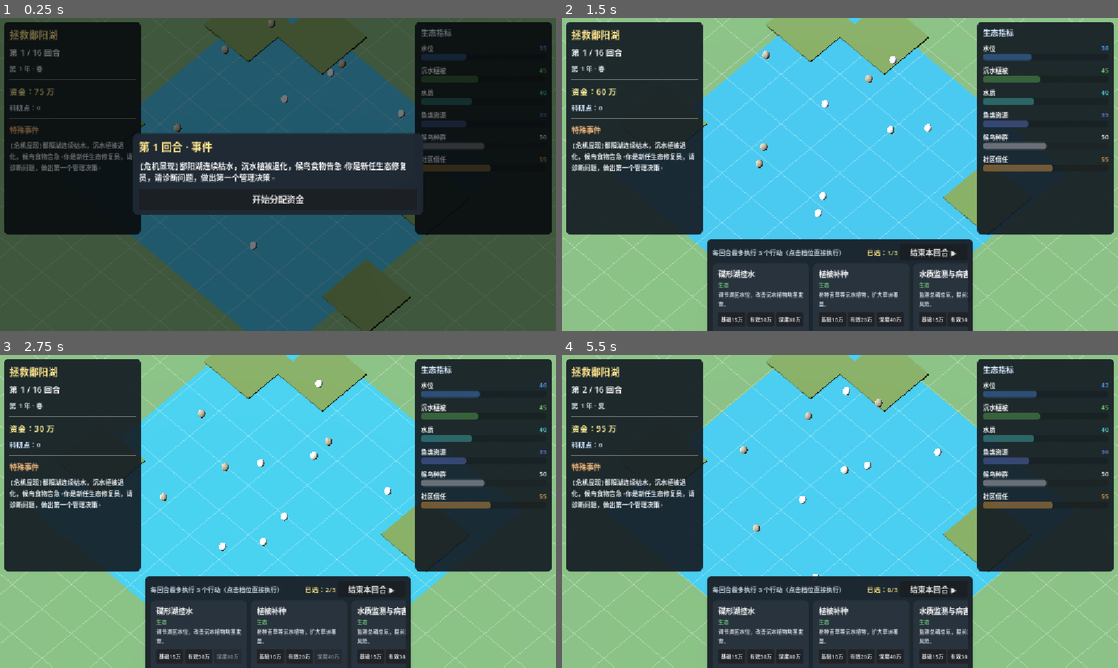
Above: before the commit, frames 1-4 (two rows, left to right).
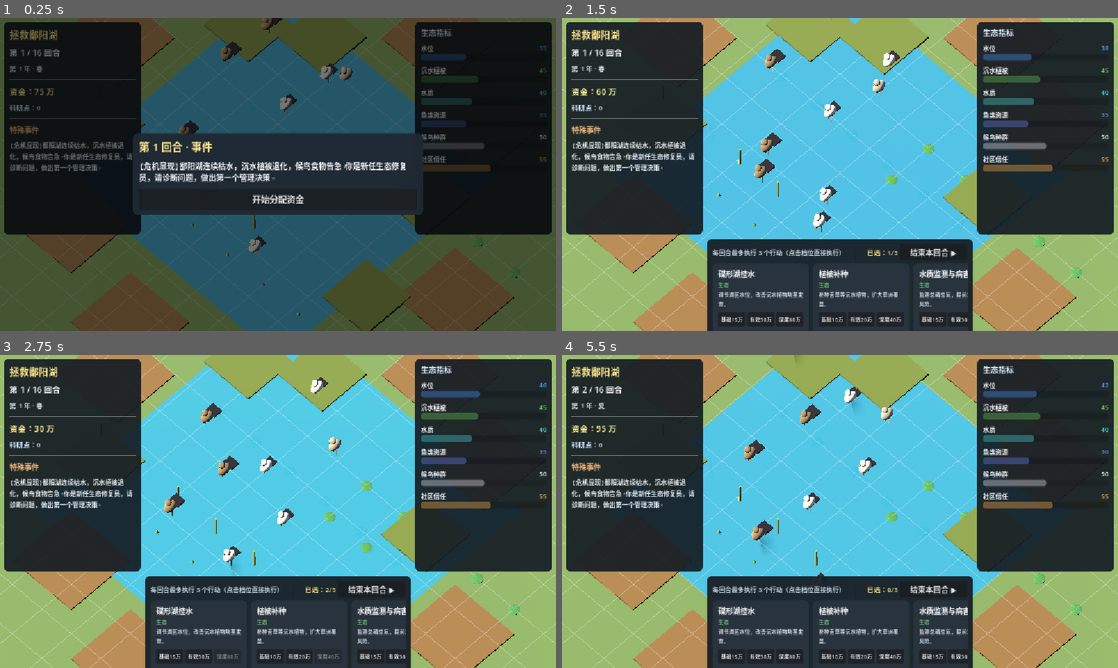
Above: after the commit, the same moments.

Repository: JoKanshin/poyanghu
Game: Godot game, scene res://scenes/main.tscn
The game is run twice, just before and just after one commit, with the same random seed, the same clock (stepped at 60 frames per second) and the same inputs.
Inputs:
- Up to frame 1 (0.25 s): no input
- Up to frame 2 (1.5 s): click "开始分配资金" at 0.5 s; click "基础15万" at 1.25 s
- Up to frame 3 (2.75 s): click "有效30万" at 2 s
- Up to frame 4 (5.5 s): click "基础10万" at 2.75 s; click "结束本回合 ▶" at 3.5 s; click "继续" at 4.25 s; click "收下（继续）" at 5 s

The runs differ from the first frame. In frame 1, 1.0% of the frame differs, in the area x 4-93%, y 0-100%; in frame 2, 22%, in the area x 0-100%, y 0-100%; in frame 3, 21%; in frame 4, 21%.

Commit message:
feat: 画面精致化 + 物种可辨识剪影 + 植物系统
- 物种从单一球体改为多几何体剪影：白鹤(白+红顶+黑翅尖)、东方白鹳(黑白+长腿)、小天鹅、白枕鹤(灰+红脸)、雁类
- 新增5种湿地植物：苦草/芦苇/莲/藜蒿/苔草，各有生态角色与地貌分布
- 植物联动：植被补种→苦草+苔草增多，控水→芦苇+莲，水质监测→苦草
- 暖色方向光(湿地黄昏氛围) + 湿地泥滩过渡带地貌
- 植物/物种数量随指标与行动动态增减，地图实时显示

Diff:
--- a/scripts/game_state.gd
+++ b/scripts/game_state.gd
@@ -59,6 +59,44 @@
 	"water_control": {"xiaotiane": 8},
 	"bird_canteen": {"baihe": 6, "baizhenhe": 6},
 	"patrol": {"dongfangbaihuan": 6},
+}
+
+# ==================== 植物数据 ====================
+# 不同湿地植物，各有生态角色；数量随指标联动，地图上显示会生长的个体。
+# kind: submerged 沉水 / emergent 挺水 / floating 浮叶 / marsh 草洲
+const PLANTS := {
+	"kucao": {
+		"name": "苦草", "color": Color(0.20, 0.55, 0.32), "kind": "submerged",
+		"role": "沉水植物，白鹤越冬主食。",
+		"drivers": ["vegetation", "water_quality"],
+	},
+	"luwei": {
+		"name": "芦苇", "color": Color(0.55, 0.62, 0.34), "kind": "emergent",
+		"role": "挺水植物，净化水质、为鸟类提供筑巢地。",
+		"drivers": ["vegetation", "water_level"],
+	},
+	"lian": {
+		"name": "莲", "color": Color(0.30, 0.58, 0.34), "kind": "floating",
+		"role": "浮叶植物，白鹤取食莲藕，人鸟冲突焦点。",
+		"drivers": ["vegetation", "water_level"],
+	},
+	"lihao": {
+		"name": "藜蒿", "color": Color(0.60, 0.66, 0.38), "kind": "marsh",
+		"role": "草洲先锋植物，固土防冲刷。",
+		"drivers": ["vegetation", "community"],
+	},
+	"taicao": {
+		"name": "苔草", "color": Color(0.42, 0.58, 0.30), "kind": "marsh",
+		"role": "草洲优势种，雁类的主要食物。",
+		"drivers": ["vegetation", "water_quality"],
+	},
+}
+
+# 行动卡 → 直接提升的植物
+const ACTION_PLANT_BONUS := {
+	"veg_restore": {"kucao": 10, "taicao": 8},
+	"water_control": {"luwei": 6, "lian": 6},
+	"water_monitor": {"kucao": 6},
 }
 
 # ==================== 行动卡数据 ====================
@@ -286,6 +324,7 @@
 var research_points: int = 0
 var metrics: Dictionary = {}
 var species_pop: Dictionary = {}     # 每物种数量 0-100
+var plant_pop: Dictionary = {}       # 每植物数量 0-100
 var effects_queue: Array = []       # 延迟效果 {metric, delta, remaining, source}
 var used_action_ids: Array = []     # 本回合已执行的卡
 var knowledge_unlocked: Array = []
@@ -327,6 +366,7 @@
 		"community": 55,
 	}
 	_sync_species()
+	_sync_plants()
 	start_new_turn()
 
 
@@ -336,9 +376,24 @@
 		species_pop[sid] = _species_target(sid)
 
 
+## 将植物数量同步到目标值（由驱动指标决定）
+func _sync_plants() -> void:
+	for pid in PLANTS:
+		plant_pop[pid] = _plant_target(pid)
+
+
 ## 物种目标数量 = 驱动指标均值（0-100）
 func _species_target(sid: String) -> int:
 	var drivers: Array = SPECIES[sid]["drivers"]
+	var sum := 0
+	for d in drivers:
+		sum += metrics[d]
+	return int(sum / drivers.size())
+
+
+## 植物目标数量 = 驱动指标均值（0-100）
+func _plant_target(pid: String) -> int:
+	var drivers: Array = PLANTS[pid]["drivers"]
 	var sum := 0
 	for d in drivers:
 		sum += metrics[d]
@@ -415,6 +470,11 @@
 		for sid in ACTION_SPECIES_BONUS[card_id]:
 			species_pop[sid] = clampi(species_pop[sid] + ACTION_SPECIES_BONUS[card_id][sid], 0, 100)
 
+	# 行动对特定植物的直接加成
+	if ACTION_PLANT_BONUS.has(card_id):
+		for pid in ACTION_PLANT_BONUS[card_id]:
+			plant_pop[pid] = clampi(plant_pop[pid] + ACTION_PLANT_BONUS[card_id][pid], 0, 100)
+
 	funds_changed.emit()
 	metrics_changed.emit()
 	return true
@@ -445,6 +505,7 @@
 		_apply_delta("community", -3)
 
 	_sync_species()
+	_sync_plants()
 	metrics_changed.emit()
 
 
--- a/scripts/main.gd
+++ b/scripts/main.gd
@@ -49,6 +49,7 @@
 var village_mesh: MeshInstance3D
 var village_mat: StandardMaterial3D
 var species_views: Dictionary = {}  # sid -> {node, meshes[], base_positions[], speeds[]}
+var plant_views: Dictionary = {}    # pid -> {meshes[], positions[]}
 
 
 func _ready() -> void:
@@ -74,6 +75,13 @@
 	cam.position = Vector3(6, 13, 6)
 	cam.look_at(Vector3(0, 0, 0), Vector3.UP)
 
+	# 暖色方向光（湿地黄昏氛围）
+	var light := get_node("../DirectionalLight3D") as DirectionalLight3D
+	light.light_color = Color(1.0, 0.85, 0.65)
+	light.light_energy = 1.4
+	light.rotation_degrees = Vector3(-45, -35, 0)
+	light.shadow_enabled = true
+
 
 # ==================== 3D 表现 ====================
 func _build_3d() -> void:
@@ -95,7 +103,7 @@
 	# 棋盘网格线（生息演算式棋盘感）
 	_build_grid(lake_view)
 
-	# 草洲（8 块）
+	# 草洲（8 块，改湿地地貌分层）
 	var grass_positions := [
 		Vector3(-7, 0.05, -5), Vector3(-4, 0.05, -7), Vector3(6, 0.05, -4),
 		Vector3(8, 0.05, 2), Vector3(-8, 0.05, 4), Vector3(3, 0.05, 7),
@@ -114,8 +122,14 @@
 		grass_nodes.append(mi)
 		grass_mats.append(mat)
 
+	# 湿地泥滩（浅水与草洲之间的过渡带，暖褐色）
+	_build_mudflats(lake_view)
+
 	# 鸟群（8 只白鹤占位）—— 替换为多物种动态个体系统
 	_build_species_views(lake_view)
+
+	# 植物（不同湿地植物）
+	_build_plant_views(lake_view)
 
 	# 鱼群（8 条占位，水下）
 	for i in 8:
@@ -177,6 +191,24 @@
 	parent.add_child(mi)
 
 
+## 湿地泥滩（浅水与草洲之间的过渡带，暖褐色）
+func _build_mudflats(parent: Node3D) -> void:
+	var positions := [
+		Vector3(-11, 0.03, 0), Vector3(11, 0.03, -1), Vector3(0, 0.03, -11),
+		Vector3(1, 0.03, 11), Vector3(-5, 0.03, 9), Vector3(5, 0.03, -9),
+	]
+	for p in positions:
+		var mi := MeshInstance3D.new()
+		var cm := BoxMesh.new()
+		cm.size = Vector3(4.0, 0.15, 4.0)
+		mi.mesh = cm
+		mi.position = p
+		var mat := StandardMaterial3D.new()
+		mat.albedo_color = Color(0.52, 0.42, 0.28)
+		mi.material_override = mat
+		parent.add_child(mi)
+
+
 func _process(delta: float) -> void:
 	# 物种个体在各自位置附近游走
 	var time := Time.get_ticks_msec() / 1000.0
@@ -187,41 +219,34 @@
 		var speeds: Array = view["speeds"]
 		var phases: Array = view["phases"]
 		for i in meshes.size():
-			var mi: MeshInstance3D = meshes[i]
+			var rig: Node3D = meshes[i]
 			var b: Vector3 = bases[i]
 			var sp: float = speeds[i]
 			var ph: float = phases[i]
-			mi.position = b + Vector3(
-				sin(time * sp + ph) * 1.2,
-				sin(time * sp * 1.7 + ph) * 0.25,
-				cos(time * sp + ph) * 1.2
+			rig.position = b + Vector3(
+				sin(time * sp + ph) * 1.0,
+				sin(time * sp * 2.0 + ph) * 0.06,
+				cos(time * sp + ph) * 1.0
 			)
 
 
-## 为每个物种生成一组会动的个体（最多 12 个/物种）
+## 为每个物种生成一组会动的个体（最多 10 个/物种），用多几何体拼出可辨识剪影
 func _build_species_views(parent: Node3D) -> void:
 	for sid in GameState.SPECIES:
-		var color: Color = GameState.SPECIES[sid]["color"]
 		var meshes: Array = []
 		var bases: Array = []
 		var speeds: Array = []
 		var phases: Array = []
-		for i in 12:
-			var mi := MeshInstance3D.new()
-			var sm := SphereMesh.new()
-			sm.radius = 0.18
-			sm.height = 0.45
-			mi.mesh = sm
-			mi.visible = false
-			var mat := StandardMaterial3D.new()
-			mat.albedo_color = color
-			mi.material_override = mat
-			parent.add_child(mi)
-			meshes.append(mi)
-			# 每个物种在湖区不同区域活动
+		for i in 10:
+			var rig := Node3D.new()  # 一个物种个体 = 一组几何体
+			rig.name = sid
+			_build_bird_body(rig, sid)
+			rig.visible = false
+			parent.add_child(rig)
+			meshes.append(rig)
 			var base := Vector3(
-				(-7 + i * 1.4) + (sid.length() % 3) * 2.0,
-				1.0,
+				(-7 + i * 1.5) + (sid.length() % 3) * 2.0,
+				0.0,
 				-5 + (i % 4) * 3.0
 			)
 			bases.append(base)
@@ -230,14 +255,206 @@
 		species_views[sid] = {"meshes": meshes, "bases": bases, "speeds": speeds, "phases": phases}
 
 
+## 用几何体拼出鸟类剪影（可辨识）
+func _build_bird_body(rig: Node3D, sid: String) -> void:
+	var white := Color(0.94, 0.94, 0.93)
+	var dark := Color(0.13, 0.13, 0.18)
+	var grey := Color(0.68, 0.67, 0.63)
+	var red := Color(0.80, 0.15, 0.12)
+	var yellow := Color(0.92, 0.72, 0.25)
+	var brown := Color(0.55, 0.48, 0.38)
+
+	# 躯干（椭球）
+	var body := MeshInstance3D.new()
+	var bm := SphereMesh.new()
+	bm.radius = 0.28
+	bm.height = 0.6
+	body.mesh = bm
+	body.scale = Vector3(0.8, 0.9, 1.3)
+	body.position = Vector3(0, 0.85, 0)
+	rig.add_child(body)
+
+	# 头
+	var head := MeshInstance3D.new()
+	var hm := SphereMesh.new()
+	hm.radius = 0.16
+	hm.height = 0.34
+	head.mesh = hm
+	head.position = Vector3(0, 1.35, 0.15)
+	rig.add_child(head)
+
+	# 长颈（圆柱，连接头与躯干）
+	var neck := MeshInstance3D.new()
+	var nm := CylinderMesh.new()
+	nm.top_radius = 0.06
+	nm.bottom_radius = 0.08
+	nm.height = 0.55
+	neck.mesh = nm
+	neck.position = Vector3(0, 1.08, 0.05)
+	rig.add_child(neck)
+
+	# 长腿（两根细圆柱）
+	for side in [-1, 1]:
+		var leg := MeshInstance3D.new()
+		var lm := CylinderMesh.new()
+		lm.top_radius = 0.02
+		lm.bottom_radius = 0.02
+		lm.height = 0.55
+		leg.mesh = lm
+		leg.position = Vector3(side * 0.12, 0.35, 0.0)
+		rig.add_child(leg)
+
+	# 喙
+	var beak := MeshInstance3D.new()
+	var bkm := CylinderMesh.new()
+	bkm.top_radius = 0.015
+	bkm.bottom_radius = 0.03
+	bkm.height = 0.2
+	beak.mesh = bkm
+	beak.rotation_degrees = Vector3(90, 0, 0)
+	beak.position = Vector3(0, 1.38, 0.32)
+	rig.add_child(beak)
+
+	# 按物种上色与特殊特征
+	match sid:
+		"baihe":
+			body.material_override = _mat(white)
+			head.material_override = _mat(white)
+			neck.material_override = _mat(white)
+			beak.material_override = _mat(yellow)
+			# 红色裸区（头顶）
+			var crown := MeshInstance3D.new()
+			var crm := SphereMesh.new()
+			crm.radius = 0.07
+			crm.height = 0.15
+			crown.mesh = crm
+			crown.material_override = _mat(red)
+			crown.position = Vector3(0, 1.42, 0.15)
+			rig.add_child(crown)
+			# 黑色翅尖
+			var wing := MeshInstance3D.new()
+			var wm := BoxMesh.new()
+			wm.size = Vector3(0.5, 0.08, 0.3)
+			wing.mesh = wm
+			wing.material_override = _mat(dark)
+			wing.position = Vector3(0, 0.9, -0.35)
+			rig.add_child(wing)
+		"dongfangbaihuan":
+			body.material_override = _mat(white)
+			head.material_override = _mat(white)
+			neck.material_override = _mat(white)
+			beak.material_override = _mat(dark)
+			# 黑色大翅
+			var dwing := MeshInstance3D.new()
+			var dwm := BoxMesh.new()
+			dwm.size = Vector3(0.6, 0.1, 0.5)
+			dwing.mesh = dwm
+			dwing.material_override = _mat(dark)
+			dwing.position = Vector3(0, 0.9, -0.45)
+			rig.add_child(dwing)
+		"xiaotiane":
+			body.material_override = _mat(white)
+			head.material_override = _mat(white)
+			neck.material_override = _mat(white)
+			beak.material_override = _mat(yellow)
+		"baizhenhe":
+			body.material_override = _mat(grey)
+			head.material_override = _mat(grey)
+			neck.material_override = _mat(grey)
+			beak.material_override = _mat(yellow)
+			# 红色脸
+			var face := MeshInstance3D.new()
+			var fsm := SphereMesh.new()
+			fsm.radius = 0.08
+			fsm.height = 0.16
+			face.mesh = fsm
+			face.material_override = _mat(red)
+			face.position = Vector3(0, 1.36, 0.22)
+			rig.add_child(face)
+		"yanlei":
+			body.material_override = _mat(brown)
+			head.material_override = _mat(brown)
+			neck.material_override = _mat(brown)
+			beak.material_override = _mat(yellow)
+
+
+func _mat(c: Color) -> StandardMaterial3D:
+	var m := StandardMaterial3D.new()
+	m.albedo_color = c
+	return m
+
+
 func _update_species_views() -> void:
 	for sid in GameState.SPECIES:
 		var pop: int = GameState.species_pop.get(sid, 0)
-		var count: int = int(pop / 8.0)  # 0-100 → 0-12 个
+		var count: int = int(pop / 10.0)  # 0-100 → 0-10 个
 		var view: Dictionary = species_views[sid]
 		var meshes: Array = view["meshes"]
 		for i in meshes.size():
 			meshes[i].visible = i < count
+
+
+## 为每种植物生成一组个体
+func _build_plant_views(parent: Node3D) -> void:
+	for pid in GameState.PLANTS:
+		var meshes: Array = []
+		var kind: String = GameState.PLANTS[pid]["kind"]
+		for i in 14:
+			var mi := MeshInstance3D.new()
+			mi.visible = false
+			_build_plant_shape(mi, pid, kind)
+			parent.add_child(mi)
+			meshes.append(mi)
+		plant_views[pid] = {"meshes": meshes, "kind": kind}
+
+
+func _build_plant_shape(mi: MeshInstance3D, pid: String, kind: String) -> void:
+	var c: Color = GameState.PLANTS[pid]["color"]
+	mi.material_override = _mat(c)
+	match kind:
+		"submerged", "floating":
+			var sm := SphereMesh.new()
+			sm.radius = 0.3
+			sm.height = 0.5
+			mi.mesh = sm
+			mi.scale = Vector3(1.0, 0.25, 1.0)
+		"emergent":
+			var cm := CylinderMesh.new()
+			cm.top_radius = 0.05
+			cm.bottom_radius = 0.06
+			cm.height = 1.6
+			mi.mesh = cm
+		"marsh":
+			var cm2 := CylinderMesh.new()
+			cm2.top_radius = 0.02
+			cm2.bottom_radius = 0.15
+			cm2.height = 0.5
+			mi.mesh = cm2
+
+
+func _update_plant_views() -> void:
+	for pid in GameState.PLANTS:
+		var pop: int = GameState.plant_pop.get(pid, 0)
+		var count: int = int(pop / 7.0)  # 0-100 → 0-14
+		var view: Dictionary = plant_views[pid]
+		var meshes: Array = view["meshes"]
+		var kind: String = view["kind"]
+		for i in meshes.size():
+			meshes[i].visible = i < count
+			if meshes[i].visible:
+				meshes[i].position = _plant_position(pid, kind, i)
+
+
+func _plant_position(pid: String, kind: String, i: int) -> Vector3:
+	match kind:
+		"submerged":
+			return Vector3(-6 + (i % 6) * 2.4, 0.0, -2 + int(i / 6) * 2.5)
+		"floating":
+			return Vector3(2 + (i % 5) * 2.5, 0.06, -4 + int(i / 5) * 2.5)
+		"emergent":
+			return Vector3(-9 + (i % 7) * 2.6, 0.5, 3 + int(i / 7) * 2.5)
+		_:
+			return Vector3(-8 + (i % 7) * 2.4, 0.05, 5 + int(i / 7) * 2.4)
 
 
 func _update_3d() -> void:
@@ -257,6 +474,9 @@
 
 	# 物种个体数量随物种种群增减
 	_update_species_views()
+
+	# 植物数量随植被指标增减
+	_update_plant_views()
 
 	var cv := float(m["community"]) / 100.0
 	village_mat.albedo_color = Color(0.45 + 0.35 * cv, 0.32 + 0.25 * cv, 0.22 + 0.1 * cv)
